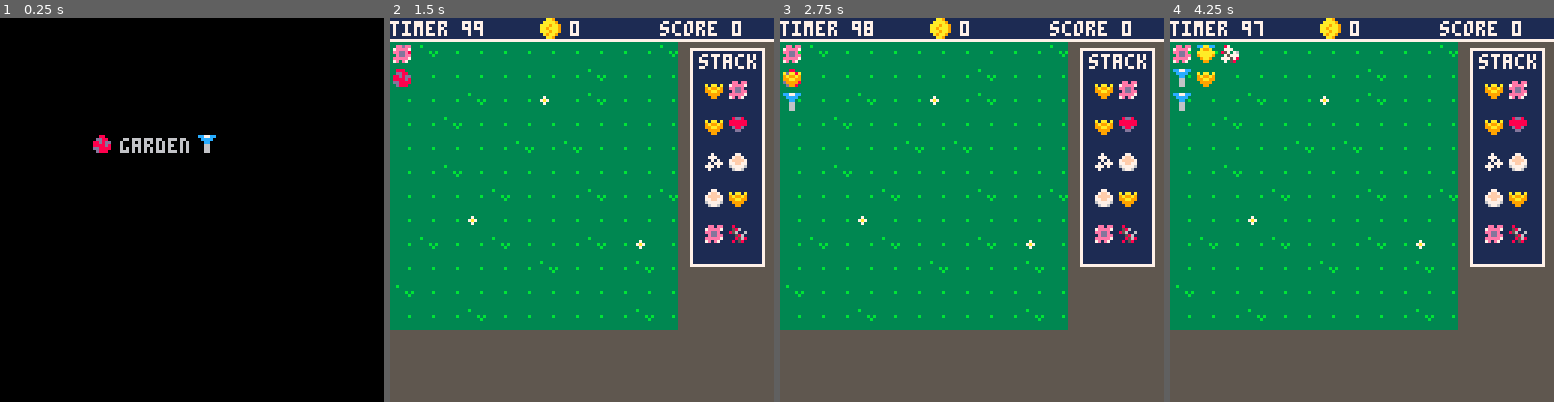
Above: before the commit, frames 1-4 (left to right).
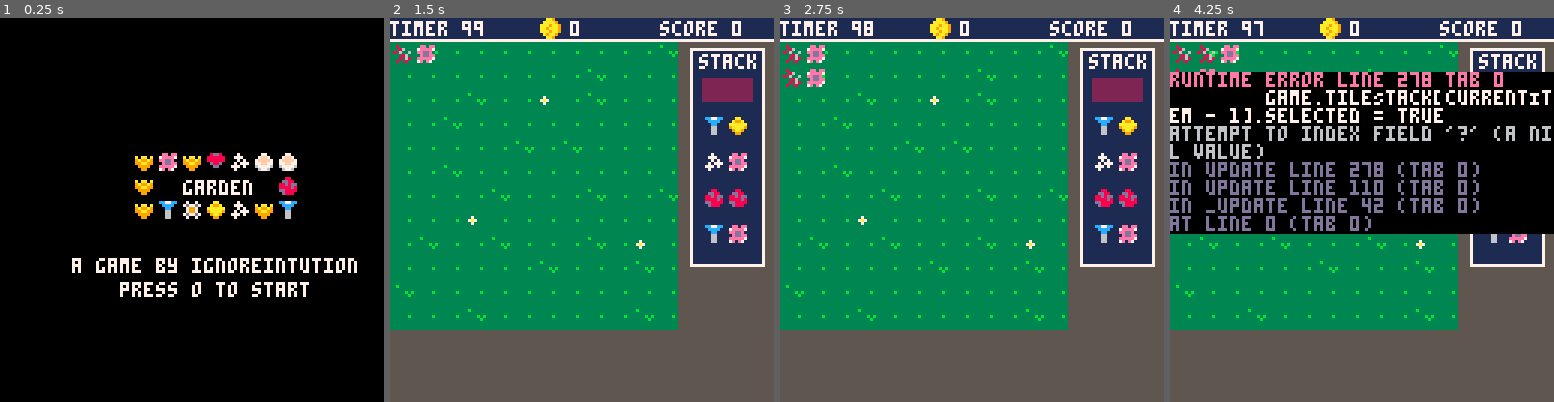
Above: after the commit, the same moments.

Repository: ignoreintuition/garden
Game: PICO-8 cartridge flower.p8
Two runs of this game, one before a commit and one after it. Both use one fixed random seed, a clock stepped at 60 frames per second and the inputs below.
Inputs:
- Up to frame 1 (0.25 s): no input
- Up to frame 2 (1.5 s): tap O (Z key) at 0.33, 0.7, 1.43 s; tap X (X key) at 1.07 s
- Up to frame 3 (2.75 s): hold Left 1.97-2.37 s; tap X (X key) at 2.07, 2.4, 2.73 s; tap O (Z key) at 2.22 s; hold Down from 2.42 s (still down)
- Up to frame 4 (4.25 s): release Down at 2.82 s; hold Right 2.87-3.53 s; tap X (X key) every 0.33 s from 3.07 to 4.07 s; tap O (Z key) at 3.1, 3.98 s; hold Up 3.58-4.08 s; hold Right from 4.13 s (still down)

The runs differ from the first frame. In frame 1, 5.3% of the frame differs, in the area x 18-93%, y 30-73%; in frame 2, 2.7%; in frame 3, 3.0%; in frame 4, 43%, in the area x 0-100%, y 7-59%.
Error after the commit: runtime error line 278 tab 0; game.tileStack[currentItem - 1].selected = true; attempt to index field '?' (a nil value)

Commit message:
Added select from stack

Diff:
--- a/src/controller.lua
+++ b/src/controller.lua
@@ -1,20 +1,56 @@
 Controller = entity:new({
   init = function(_ENV)
   end,
-  update = function(_ENV, tile, garden)
-    if btnp(0) then
-      tile:move({ -1, 0 }, garden)
-    elseif btnp(1) then
-      tile:move({ 1, 0 }, garden)
-    elseif btnp(2) then
-      tile:move({ 0, -1 }, garden)
-    elseif btnp(3) then
-      tile:move({ 0, 1 }, garden)
-    elseif btnp(4) then
-      tile:rotate(garden)
-    elseif btnp(5) then
-      tile:place(garden)
-      tile:init({ x = 0, y = 8 })
+  update = function(_ENV, game)
+    if game.mode == 'place' then
+      if btnp(0) then
+        game.tile:move({ -1, 0 }, game.garden)
+      elseif btnp(1) then
+        game.tile:move({ 1, 0 }, game.garden)
+      elseif btnp(2) then
+        game.tile:move({ 0, -1 }, game.garden)
+      elseif btnp(3) then
+        game.tile:move({ 0, 1 }, game.garden)
+      elseif btnp(4) then
+        game.tile:rotate(game.garden)
+      elseif btnp(5) then
+        game.tile:place(game.garden)
+        return {
+          tile = {},
+          mode = 'select'
+        }
+      end
+      return {
+        tile = game.tile,
+        mode = 'place'
+      }
+    elseif game.mode == 'select' then
+      for i = 1, 5 do
+        if game.tileStack[i].selected == true then
+          currentItem = i
+        end
+      end
+      if btnp(2) then
+        game.tileStack[currentItem].selected = false
+        game.tileStack[currentItem - 1].selected = true
+      elseif btnp(3) then
+        game.tileStack[currentItem].selected = false
+        game.tileStack[currentItem + 1].selected = true
+      elseif btnp(4) then
+        tile = game.tileStack[currentItem].tile
+        tile.face[1].x = 0
+        tile.face[1].y = 8
+        tile.face[2].x = 8
+        tile.face[2].y = 8
+        return {
+          tile = tile,
+          mode = 'place'
+        }
+      end
+      return {
+        tile = {},
+        mode = 'select'
+      }
     end
   end
 })
--- a/src/scene/game.lua
+++ b/src/scene/game.lua
@@ -1,5 +1,6 @@
 GameScene = Scene:new({
   name = 'game',
+  mode = 'select',
   coins = 0,
   score = 0,
   timer = 100,
@@ -31,21 +32,38 @@
       tileStack = tileStack,
       timer = timer
     })
-    controller:update(currTile, garden)
+    res = controller:update({
+      tile = currTile,
+      garden = garden,
+      mode = mode,
+      tileStack = tileStack
+    })
+    mode = res.mode
+    currTile = res.tile
     garden:update()
-    currTile:update()
+    if mode == 'place' then
+      currTile:update()
+    end
     return 'game'
+  end,
+  setMode = function(_ENV, m)
+    mode = m
   end,
   draw = function(_ENV)
     cls()
     ui:draw()
     garden:draw()
-    currTile:draw()
+    if mode == 'place' then
+      currTile:draw()
+    end
   end,
   initTileStack = function(_ENV)
     for i = 1, 5 do
-      tileStack[i] = Tile:new()
-      tileStack[i]:init({ x = 104, y = 8 * i * 1.5 + 8 })
+      tileStack[i] = {}
+      tileStack[i].tile = Tile:new()
+      tileStack[i].tile:init({ x = 104, y = 8 * i * 1.5 + 8 })
+      tileStack[i].selected = false
     end
+    tileStack[1].selected = true
   end
 })
--- a/src/scene/gameOver.lua
+++ b/src/scene/gameOver.lua
@@ -10,7 +10,7 @@
   end,
   draw = function(_ENV)
     cls()
-    print('Game Over', 40, 40, 7)
-    print('Press X to restart', 25, 48, 7)
+    print('game over', 40, 40, 7)
+    print('press o to restart', 25, 48, 7)
   end
 })
--- a/src/scene/title.lua
+++ b/src/scene/title.lua
@@ -1,18 +1,39 @@
 TitleScene = Scene:new({
   name = 'title',
+  flowers = {},
   init = function(_ENV)
+    updateFlowers(_ENV)
   end,
   update = function(_ENV)
+    if currInterval <= 0 then
+      updateFlowers(_ENV)
+      currInterval = timerInterval
+    end
+    currInterval -= 1
     if btnp(4) then
       return 'game'
-     end
-  return 'title'
+    end
+    return 'title'
   end,
 
   draw = function(_ENV)
     cls()
-    spr(8, 30, 38)
-    spr(9, 65, 38)
-    print('garden', 40, 40)
+    for y = 1, 3 do
+      for x = 1, 7 do
+        spr(flowers[y][x].src, flowers[y][x].x, flowers[y][x].y)
+      end
+      rectfill(52, 52, 92, 60, 0)
+      print('garden', 61, 54, 7)
+      print('a game by ignoreintution', 24, 80, 7)
+      print('press o to start', 40, 88, 7)
+    end
+  end,
+  updateFlowers = function(_ENV)
+    for i = 1, 3 do
+      flowers[i] = {}
+      for j = 1, 7 do
+        flowers[i][j] = Flower:new({ src = rnd(12) + 1, x = (j + 5) * 8 - 4, y = (i + 5) * 8 - 4 })
+      end
+    end
   end
 })
--- a/src/ui.lua
+++ b/src/ui.lua
@@ -32,11 +32,13 @@
     rect(100, 10, 124, 82, 7)
     print('stack', 103, 12, 7)
     for i, v in ipairs(tileStack) do
-      tileStack[i]:draw()
+      if tileStack[i].selected == true then
+        rectfill(104, 8 * i * 1.5 + 8, 120, 8 * i * 1.5 + 15, 2)
+      end
+      tileStack[i].tile:draw()
     end
   end,
   drawFooter = function(_ENV)
     rectfill(0, 104, 128, 128, 5)
-
   end
 })
Not shown, changed: the thumbnail (__label__) section of flower.p8
Not shown, changed: dist/flower.p8.png
